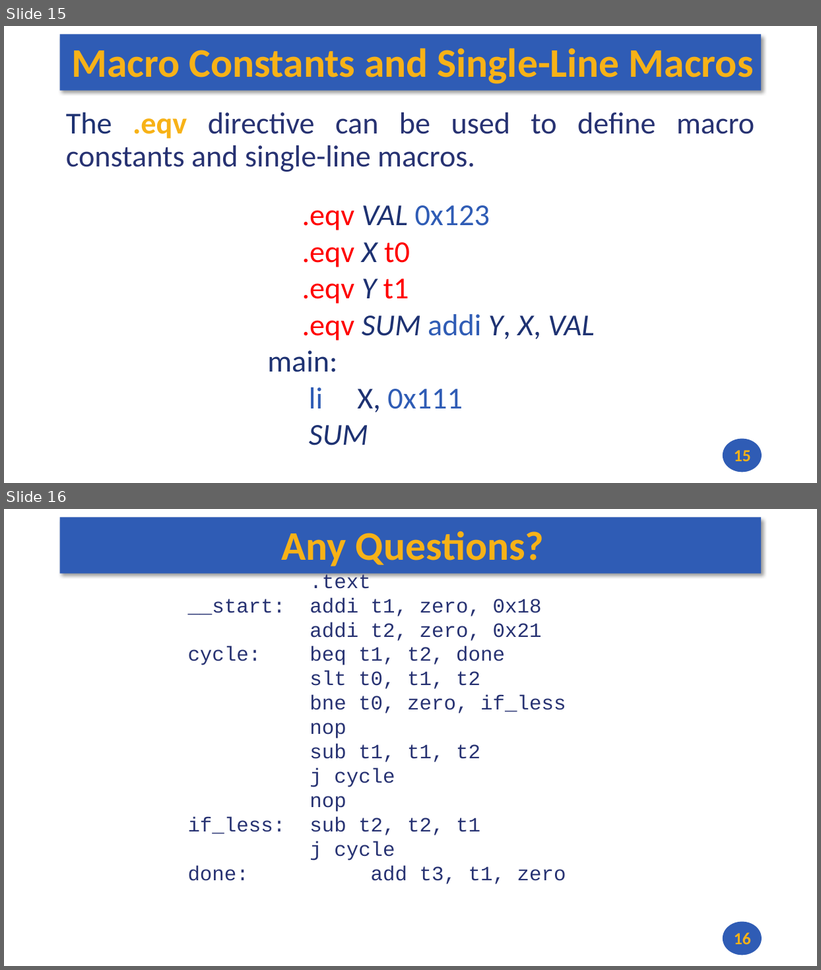
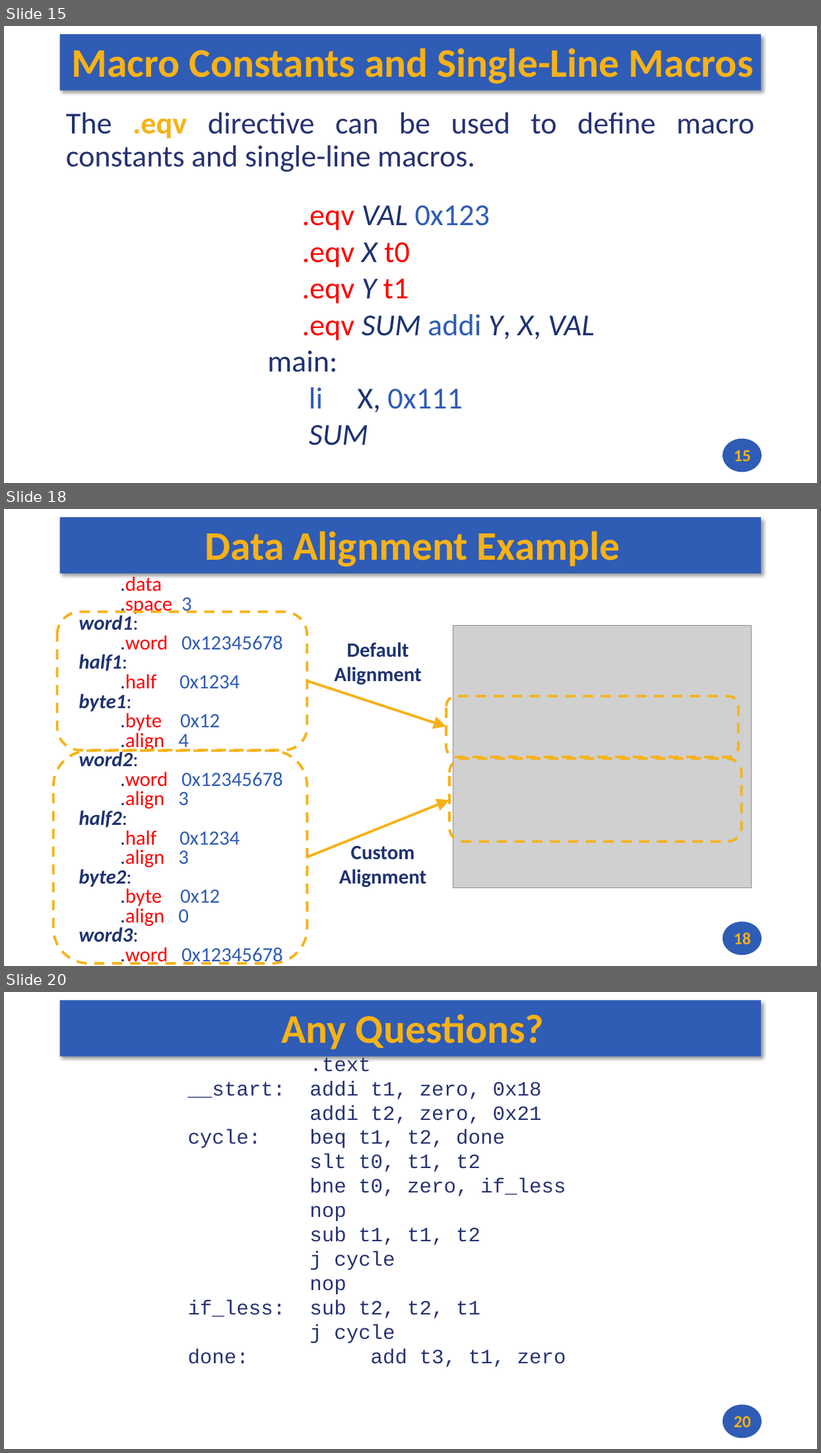
Before and after one commit to andrewt0301/hse-acos-course, a slide deck: docs/part1ca/05_MacrosBranchesArrays/CA_Lecture_05.pptx. Shown one above the other, each under a label of ours: slides 15 and 16 before the commit, slides 15, 18 and 20 after it; the slides between them are not shown. The pictures are 821x970 and 821x1453 pixels, drawn with LibreOffice and Linux fonts; fonts in the diff are those of the drawing; grey boxes stand for pictures. Boxes give left, top, right and bottom in pixels: in the first picture for what was removed or moved away, otherwise in the second. Text is boxed around its words. In the diff, an @@ line names an element or a change of style, - is before the commit and + after.

```diff
--- a/docs/part1ca/05_MacrosBranchesArrays/CA_Lecture_05.pptx
+++ b/docs/part1ca/05_MacrosBranchesArrays/CA_Lecture_05.pptx
@@ slide 18 added at box(4, 509, 817, 966), background #FFFFFF; not listed: 2 template elements that a slide beside it also shows @@
@@ title added at box(205, 531, 620, 567), 48 pt, text #F7B217, bold @@
+Data Alignment Example
@@ text added at box(79, 574, 283, 965), 24 pt, text #FF0000 @@
+.data
+.space 3
+word1:
+.word 0x12345678
+half1:
+.half 0x1234
+byte1:
+.byte 0x12
+.align 4
+word2:
+.word 0x12345678
+.align 3
+half2:
+.half 0x1234
+.align 3
+byte2:
+.byte 0x12
+.align 0
+word3:
+.word 0x12345678
@@ rounded rectangle added at box(57, 612, 307, 751), outline #F7B217 3 pt dashed @@
@@ picture added at box(453, 626, 751, 889) @@
@@ text added at box(334, 642, 421, 685), 24 pt, text #1E3272, bold @@
+Default
+Alignment
@@ arrow added from (307, 681) to (446, 727), #F7B217 3 pt @@
@@ rounded rectangle added at box(446, 696, 739, 757), outline #F7B217 3 pt dashed @@
@@ rounded rectangle added at box(54, 751, 307, 964), outline #F7B217 3 pt dashed @@
@@ rounded rectangle added at box(450, 759, 741, 842), outline #F7B217 3 pt dashed @@
@@ arrow added from (307, 857) to (450, 801), #F7B217 3 pt @@
@@ text added at box(339, 846, 426, 888), 24 pt, text #1E3272, bold @@
+Custom
+Alignment
@@ page number added at box(734, 933, 751, 945), 20 pt, text #F7B217, bold @@
+18
@@ what was slide 16 is now slide 20 @@
@@ page number at box(734, 1416, 751, 1428): text changed @@
-16
+20
```
Also in this commit, not shown: 3 other slides added, 3 other files.
